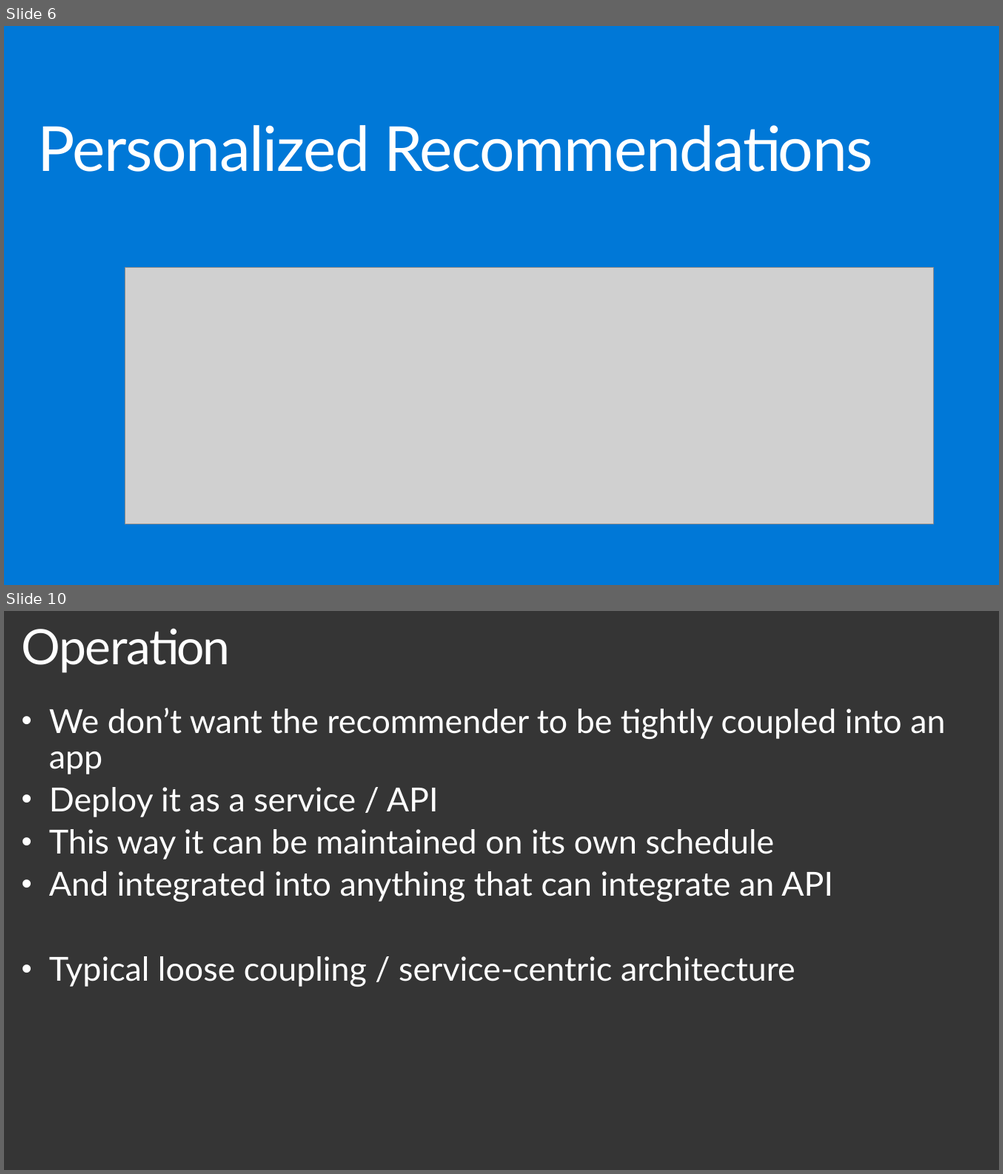
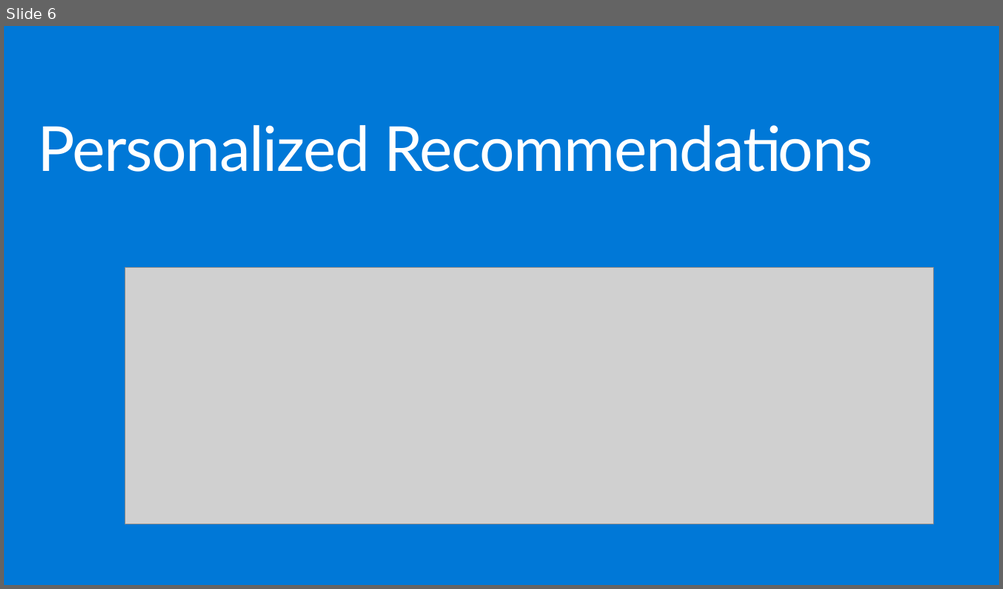
Before and after one commit to plzm/events, a slide deck: GraniteStateCodeCamp2019/gscc19-pelazem.pptx. Shown one above the other, each under a label of ours: slides 6 and 10 before the commit, slide 6 after it; the slides between them are not shown. The pictures are 1003x1174 and 1003x589 pixels, drawn with LibreOffice and Linux fonts; fonts in the diff are those of the drawing; grey boxes stand for pictures; background and template pictures are left out. Boxes give left, top, right and bottom in pixels: in the first picture for what was removed or moved away, otherwise in the second. Text is boxed around its words. In the diff, an @@ line names an element or a change of style, - is before the commit and + after.

```diff
--- a/GraniteStateCodeCamp2019/gscc19-pelazem.pptx
+++ b/GraniteStateCodeCamp2019/gscc19-pelazem.pptx
@@ slide 10 removed at bbox=[4, 611, 999, 1170], background picture (left out) @@
@@ title removed at bbox=[22, 628, 230, 673] @@
-Operation
@@ text removed at bbox=[49, 708, 945, 987] @@
-• We don’t want the recommender to be tightly coupled into an app
-• Deploy it as a service / API
-• This way it can be maintained on its own schedule
-• And integrated into anything that can integrate an API
-• Typical loose coupling / service-centric architecture
```
Also in this commit, not shown: 2 slides changed, 2 slides added, 6 other slides removed, 1 other file.
